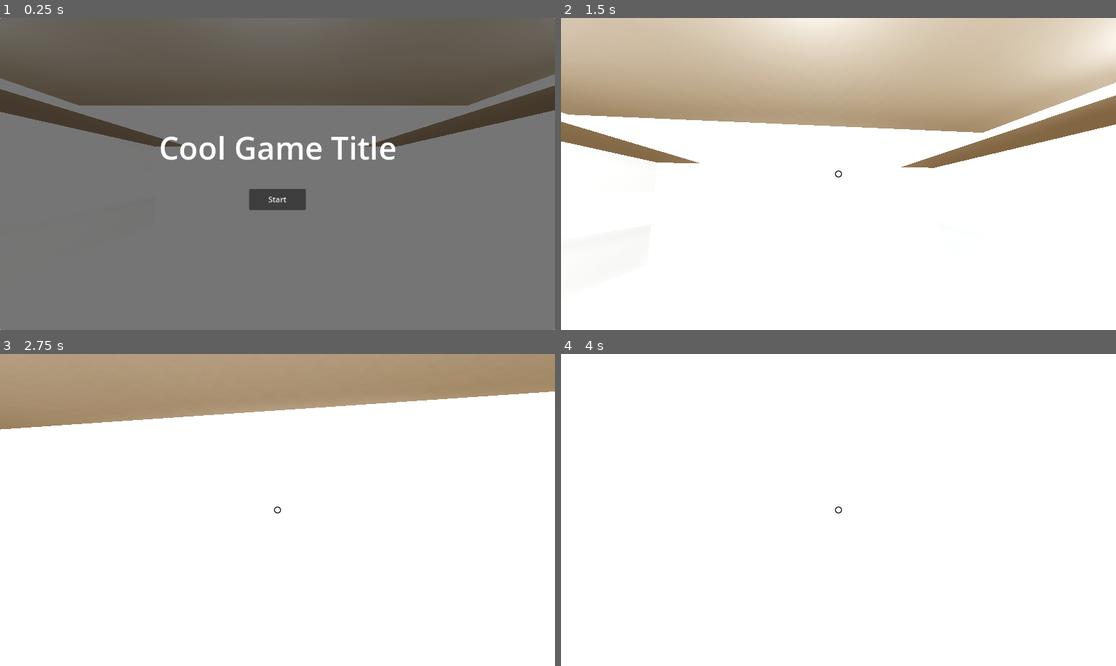
Above: before the commit, frames 1-4 (two rows, left to right).
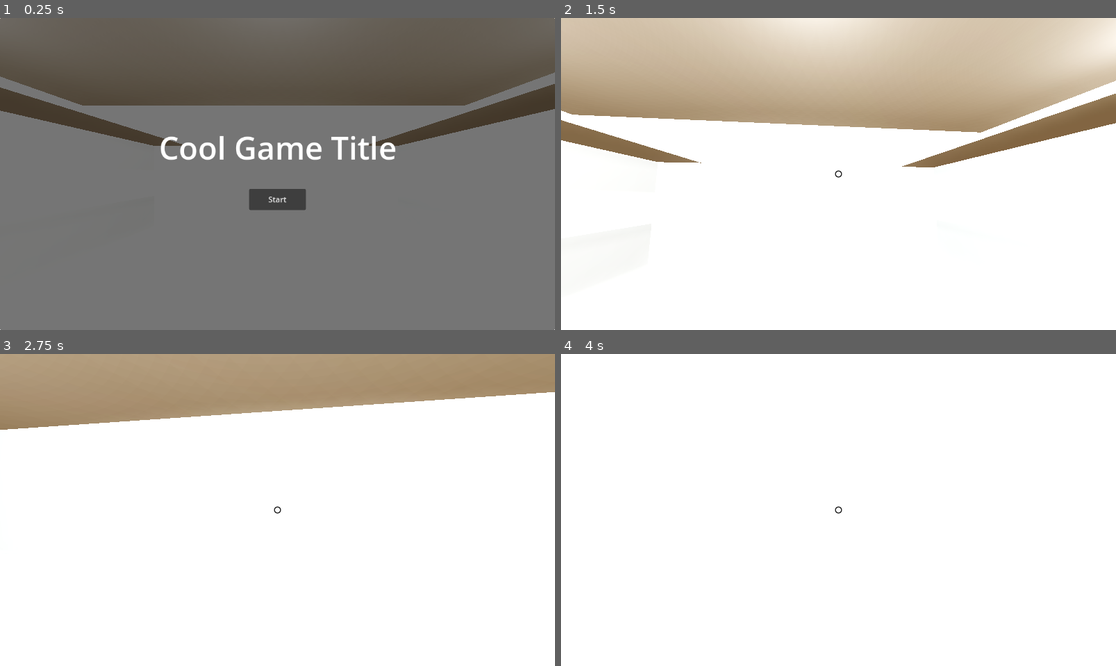
Above: after the commit, the same moments.

Repository: chybby/ldjam53
Game: Godot game, scene res://main.tscn
Same seed, same stepped clock (60 frames per second), same inputs: the game is played once before the commit and once after it.
Inputs (mouse positions are in pixels of both pictures, inside the frame that each line leads up to):
- Up to frame 1 (0.25 s): no input
- Up to frame 2 (1.5 s): click "Start" at 0.5 s; tap Enter at 1.25 s; move the mouse to (866, 174) at 1.27 s; press the mouse at (866, 174) at 1.28 s; hold W (move_forward) from 1.28 s (still down)
- Up to frame 3 (2.75 s): keep holding W (move_forward); tap Space (jump) at 1.52, 2.27 s; move the mouse to (249, 510) at 2.02 s; release the mouse at (249, 510) at 2.03 s; tap Shift (sprint) at 2.1 s
- Up to frame 4 (4 s): keep holding W (move_forward); move the mouse to (849, 503) at 2.77 s; press the mouse at (849, 503) at 2.78 s; move the mouse to (832, 516) at 3.52 s; release the mouse at (832, 516) at 3.53 s; tap Shift (sprint) at 3.6 s; tap Space (jump) at 3.77 s

The runs differ from the first frame. In frame 1, 0.5% of the frame differs, in the area x 0-100%, y 17-42%; in frame 2, 0.5%, in the area x 0-100%, y 20-49%; in frame 3, 0.2%; in frame 4, nothing differs.

Commit message:
add id cards; customers now require exact package

Diff:
--- a/customer/customer.gd
+++ b/customer/customer.gd
@@ -1,12 +1,15 @@
 extends CharacterBody3D
 
-@export var speed = 50
+const Package = preload("res://package/package.gd")
+
+@export var speed = 100
 
 @onready var serving_point = get_node("/root/Main/World/DeliveryZone")
 @onready var exit_area = get_node("../Level/CustomerExitArea")
-@onready var target_rot = Node3D.new()
+@onready var id_spawn_point = get_node("../Level/IDSpawnPoint")
 
 var is_satisfied = false
+var needed_package: Package
 
 # Get the gravity from the project settings to be synced with RigidBody nodes.
 var gravity = ProjectSettings.get_setting("physics/3d/default_gravity")
@@ -36,13 +39,6 @@
 
     move_and_slide()
 
-
-func _on_area_3d_body_entered(body):
-    if body.collision_layer == 1 << 1:
-        print("satisfied")
-        is_satisfied = true
-
 func _on_area_3d_area_entered(area):
-    print(area.collision_layer)
     if area.collision_layer == 1 << 4 and is_satisfied:
         queue_free()
--- a/customer/customer.tscn
+++ b/customer/customer.tscn
@@ -1,21 +1,7 @@
-[gd_scene load_steps=10 format=3 uid="uid://d3wfql4cpge1g"]
+[gd_scene load_steps=5 format=3 uid="uid://d3wfql4cpge1g"]
 
 [ext_resource type="Script" path="res://customer/customer.gd" id="1_q22ik"]
-[ext_resource type="Texture2D" uid="uid://df4joieri8ijl" path="res://customer/customer.png" id="1_xdkae"]
-[ext_resource type="Texture2D" uid="uid://c7tuvwdib1u6e" path="res://customer/customer_back.png" id="2_f4fu2"]
-
-[sub_resource type="StandardMaterial3D" id="StandardMaterial3D_o3g58"]
-albedo_texture = ExtResource("1_xdkae")
-
-[sub_resource type="PlaneMesh" id="PlaneMesh_xbp1w"]
-material = SubResource("StandardMaterial3D_o3g58")
-flip_faces = true
-
-[sub_resource type="StandardMaterial3D" id="StandardMaterial3D_seaqq"]
-albedo_texture = ExtResource("2_f4fu2")
-
-[sub_resource type="PlaneMesh" id="PlaneMesh_tlqr0"]
-material = SubResource("StandardMaterial3D_seaqq")
+[ext_resource type="Texture2D" uid="uid://b3sjqpkbeinhu" path="res://customer/customer.png" id="1_xdkae"]
 
 [sub_resource type="BoxShape3D" id="BoxShape3D_4kcen"]
 size = Vector3(2.01131, 1.98906, 0.136174)
@@ -24,28 +10,26 @@
 size = Vector3(1.92868, 1.99498, 0.434641)
 
 [node name="customer" type="CharacterBody3D"]
-transform = Transform3D(-4.37114e-08, 0, 1, 0, 1, 0, -1, 0, -4.37114e-08, 0.00682569, -0.00434351, -0.00145626)
+transform = Transform3D(-8.74228e-08, 0, 2, 0, 2, 0, -2, 0, -8.74228e-08, 0.00682569, -0.00434351, -0.00145626)
 collision_layer = 8
-collision_mask = 31
+collision_mask = 55
 script = ExtResource("1_q22ik")
-
-[node name="MeshInstance3D" type="MeshInstance3D" parent="."]
-transform = Transform3D(1, 0, 0, 0, -4.37114e-08, -1, 0, 1, -4.37114e-08, 0, 0, 0)
-mesh = SubResource("PlaneMesh_xbp1w")
-
-[node name="MeshInstance3D2" type="MeshInstance3D" parent="."]
-transform = Transform3D(1, 0, 0, 0, -4.37114e-08, -1, 0, 1, -4.37114e-08, 0, 0, 0)
-mesh = SubResource("PlaneMesh_tlqr0")
 
 [node name="CollisionShape3D" type="CollisionShape3D" parent="."]
 shape = SubResource("BoxShape3D_4kcen")
 
 [node name="Area3D" type="Area3D" parent="."]
 collision_layer = 8
-collision_mask = 31
+collision_mask = 63
 
 [node name="CollisionShape3D" type="CollisionShape3D" parent="Area3D"]
 shape = SubResource("BoxShape3D_ea4jk")
 
+[node name="Character" type="Sprite3D" parent="."]
+transform = Transform3D(2, 0, 0, 0, 2, 0, 0, 0, 2, 0, 0, 0)
+billboard = 2
+texture_filter = 0
+texture = ExtResource("1_xdkae")
+
 [connection signal="area_entered" from="Area3D" to="." method="_on_area_3d_area_entered"]
 [connection signal="body_entered" from="Area3D" to="." method="_on_area_3d_body_entered"]
--- /dev/null
+++ b/customer/id.tscn
@@ -0,0 +1,17 @@
+[gd_scene load_steps=3 format=3 uid="uid://cm2prrgflffex"]
+
+[ext_resource type="PackedScene" uid="uid://bimcs2fq8vdms" path="res://customer/id_ui.tscn" id="1_n3e58"]
+
+[sub_resource type="ViewportTexture" id="ViewportTexture_vmdsc"]
+viewport_path = NodePath("SubViewport")
+
+[node name="ID" type="Node3D"]
+transform = Transform3D(-4.37114e-08, 0, -1, 0, 1, 0, 1, 0, -4.37114e-08, 0, 0, 0)
+
+[node name="Sprite3D" type="Sprite3D" parent="."]
+transform = Transform3D(0.116671, 0, 0, 0, -0.00050313, 0.992528, 0, -0.067828, -0.00736231, 0.0020901, 0.0272079, -0.00700639)
+texture = SubResource("ViewportTexture_vmdsc")
+
+[node name="SubViewport" type="SubViewport" parent="."]
+
+[node name="IDUI" parent="SubViewport" instance=ExtResource("1_n3e58")]
--- /dev/null
+++ b/customer/id_ui.gd
@@ -0,0 +1,6 @@
+extends Control
+
+@onready var label = $Panel/Label
+
+func set_label(name: String):
+    label.text = name
--- /dev/null
+++ b/customer/id_ui.tscn
@@ -0,0 +1,26 @@
+[gd_scene load_steps=3 format=3 uid="uid://bimcs2fq8vdms"]
+
+[ext_resource type="Script" path="res://customer/id_ui.gd" id="1_bcju4"]
+
+[sub_resource type="LabelSettings" id="LabelSettings_3tqt0"]
+font_size = 32
+
+[node name="IDUI" type="Control"]
+layout_mode = 3
+anchors_preset = 0
+script = ExtResource("1_bcju4")
+
+[node name="Panel" type="Panel" parent="."]
+layout_mode = 0
+offset_right = 400.0
+offset_bottom = 200.0
+
+[node name="Label" type="Label" parent="Panel"]
+layout_mode = 0
+offset_right = 40.0
+offset_bottom = 23.0
+scale = Vector2(0.992912, 1)
+text = "Joshua Elliott
+123 Fake St
+SYDNEY NSW 2000"
+label_settings = SubResource("LabelSettings_3tqt0")
--- a/delivery_zone/delivery_zone.gd
+++ b/delivery_zone/delivery_zone.gd
@@ -3,7 +3,12 @@
 signal package_delivered(package: Package)
 
 const Package = preload("res://package/package.gd")
+const Customer = preload("res://customer/customer.gd")
+const IDScene = preload("res://customer/id.tscn")
+const IDUIScene = preload("res://customer/id_ui.tscn")
 
+var id_queue = []
+var customer_queue = []
 @onready var delivery_area = $DeliveryArea
 @onready var animation_player = $AnimationPlayer
 
@@ -18,7 +23,29 @@
     if bodies.size() == 1 and bodies[0] != ignore_body:
         var package: Package = bodies[0]
 
-        # TODO: check whether the package is right.
+        if package.name == customer_queue[0].needed_package.name:
+            animation_player.play("correct")
+            customer_queue[0].is_satisfied = true
+            customer_queue.pop_front()
 
-        animation_player.play("correct")
-        package_delivered.emit(package)
+            var id = id_queue.pop_front()
+            id.queue_free()
+            if not id_queue.is_empty():
+                id_queue[0].visible = true
+            package_delivered.emit(package)
+
+
+func _on_waiting_area_body_entered(body:Node3D):
+    var customer: Customer = body
+    var id := IDScene.instantiate()
+    id.position = $IDSpawnPoint.position
+    id.visible = false
+    add_child(id)
+    var id_ui := id.get_node("SubViewport/IDUI")
+    id_ui.set_label(customer.needed_package.first_name + " " + customer.needed_package.last_name
+    + "\n" + customer.needed_package.address._to_string())
+
+    if id_queue.is_empty():
+        id.visible = true
+    customer_queue.push_back(customer)
+    id_queue.push_back(id)
--- a/delivery_zone/delivery_zone.tscn
+++ b/delivery_zone/delivery_zone.tscn
@@ -86,6 +86,9 @@
 "incorrect": SubResource("Animation_esy4x")
 }
 
+[sub_resource type="BoxShape3D" id="BoxShape3D_hxrih"]
+size = Vector3(2.85264, 1, 5.32611)
+
 [node name="DeliveryZone" type="Node3D"]
 script = ExtResource("1_g2s3x")
 
@@ -134,5 +137,18 @@
 "": SubResource("AnimationLibrary_yfpew")
 }
 
+[node name="WaitingArea" type="Area3D" parent="."]
+collision_layer = 32
+collision_mask = 8
+
+[node name="CollisionShape3D" type="CollisionShape3D" parent="WaitingArea"]
+transform = Transform3D(1, 0, 0, 0, 1, 0, 0, 0, 1, 1.90485, 0, -0.116076)
+shape = SubResource("BoxShape3D_hxrih")
+
+[node name="IDSpawnPoint" type="Marker3D" parent="."]
+transform = Transform3D(1, 0, 0, 0, 1, 0, 0, 0, 1, 0, 0.151264, 1.05762)
+
 [connection signal="body_entered" from="DeliveryArea" to="." method="_on_delivery_area_body_entered"]
 [connection signal="body_exited" from="DeliveryArea" to="." method="_on_delivery_area_body_exited"]
+[connection signal="body_entered" from="WaitingArea" to="." method="_on_waiting_area_body_entered"]
+[connection signal="body_exited" from="WaitingArea" to="." method="_on_waiting_area_body_exited"]
--- a/main.tscn
+++ b/main.tscn
@@ -51,7 +51,7 @@
 script = ExtResource("2_5pf3l")
 
 [node name="Level" parent="World" instance=ExtResource("3_s1u4l")]
-transform = Transform3D(1, 0, 0, 0, 1, 0, 0, 0, 1, -0.000473022, -0.00826412, 4.95911e-05)
+transform = Transform3D(1.00953, -2.79434e-05, -0.000339687, 2.80604e-05, 1.00953, 0.000426816, 0.000339677, -0.000426824, 1.00953, -0.000473022, -0.00826412, 4.95911e-05)
 
 [node name="Player" parent="World" instance=ExtResource("4_qqmf7")]
 
@@ -63,7 +63,7 @@
 transform = Transform3D(-2.18557e-07, 0, 1, 0, 1, 0, -1, 0, -2.18557e-07, -0.154526, 0, 2.90315)
 
 [node name="DeliveryZone" parent="World" instance=ExtResource("6_wbj6h")]
-transform = Transform3D(-1, 0, -8.74228e-08, 0, 1, 0, 8.74228e-08, 0, -1, 5.49849, 1.1794, 7.58953)
+transform = Transform3D(-1, 0, 8.74228e-08, 0, 1, 0, -8.74228e-08, 0, -1, 5.49849, 1.1794, 7.58953)
 
 [node name="PackageSpawnTimer" type="Timer" parent="World"]
 wait_time = 4.0
@@ -100,8 +100,7 @@
 size = 2
 
 [node name="CustomerSpawnTimer" type="Timer" parent="World"]
-wait_time = 2.0
-one_shot = true
+wait_time = 5.0
 autostart = true
 
 [node name="GUI" type="Control" parent="."]
--- a/project.godot
+++ b/project.godot
@@ -87,6 +87,7 @@
 3d_physics/layer_3="world"
 3d_physics/layer_4="customers"
 3d_physics/layer_5="customer_exit"
+3d_physics/layer_6="delivery_waiting_area"
 
 [physics]
 
--- a/world.gd
+++ b/world.gd
@@ -13,6 +13,7 @@
 @onready var package_spawn_timer := $PackageSpawnTimer
 
 var packages_left_to_spawn = 2
+var customers_left_to_spawn = packages_left_to_spawn
 # Packages that don't have a customer waiting for them yet.
 var unclaimed_packages: Array[Package] = []
 # Packages that haven't been given to the right customer yet.
@@ -21,6 +22,7 @@
 func start_day(day: int):
     print('Starting day %d' % day)
     packages_left_to_spawn = 2
+    customers_left_to_spawn = packages_left_to_spawn
     unclaimed_packages = []
     undelivered_packages = []
     player.reset()
@@ -62,6 +64,12 @@
 
 
 func _on_customer_spawn_timer_timeout():
+    if packages_left_to_spawn > 0 or customers_left_to_spawn == 0:
+        return
+
     var customer := CustomerScene.instantiate()
     customer.position = customer_entry_position.position
+    customer.needed_package = unclaimed_packages.pop_back()
+    customers_left_to_spawn -= 1
+
     add_child(customer)
Binary file changed: customer/customer.png
Not shown, changed: customer/customer.png.import
Binary file changed: customer/customer_back.png
Not shown, changed: customer/customer_back.png.import
Not shown: 1 places in delivery_zone/delivery_zone.tscn that only renumber resources
Not shown: 2 places in package/package.tscn that only renumber resources
